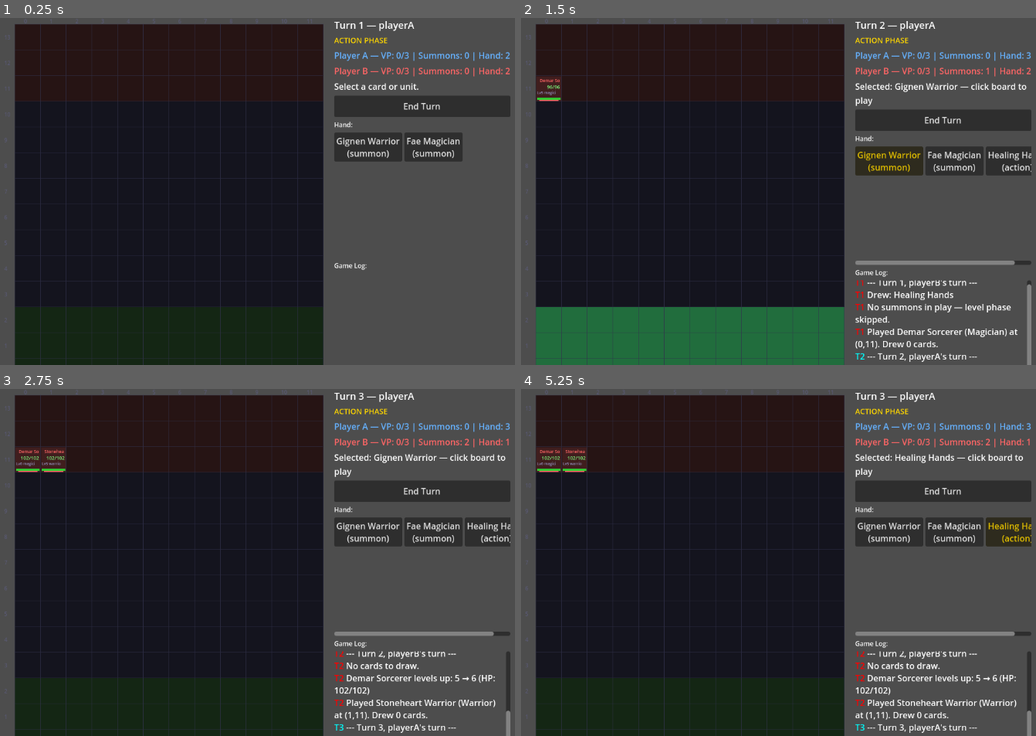
Above: before the commit, frames 1-4 (two rows, left to right).
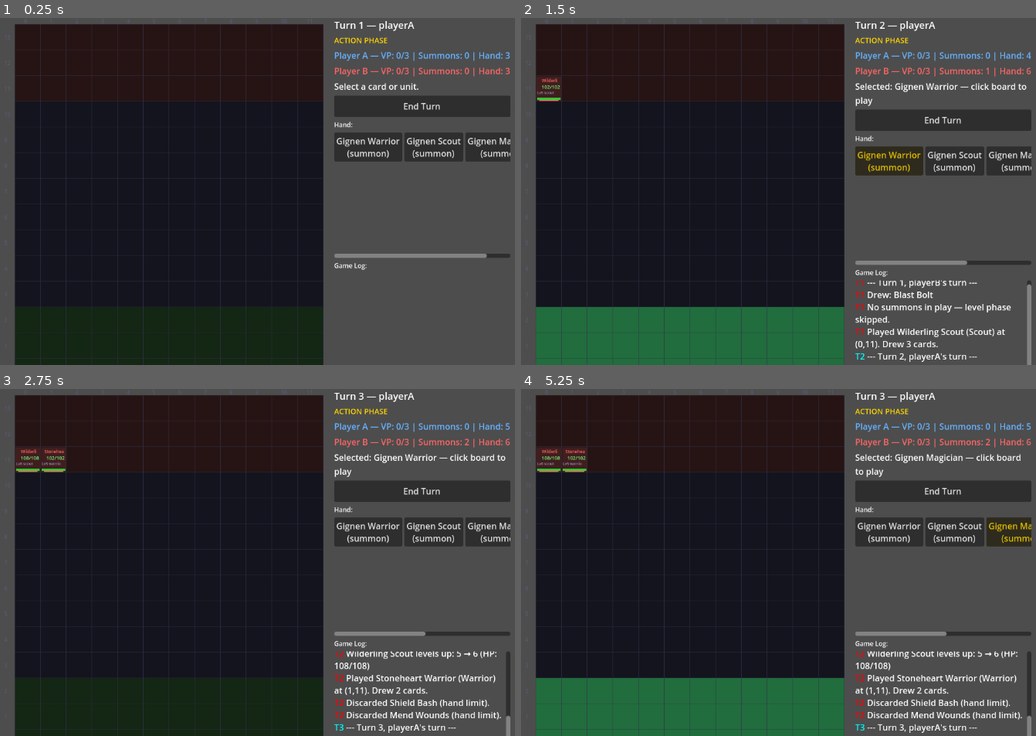
Above: after the commit, the same moments.

Repository: look-itsaxiom/summoners-grid
Game: Godot game, scene res://scenes/game.tscn
The game is run twice, just before and just after one commit, with the same random seed, the same clock (stepped at 60 frames per second) and the same inputs.
Inputs (mouse positions are in pixels of both pictures, inside the frame that each line leads up to):
- Up to frame 1 (0.25 s): no input
- Up to frame 2 (1.5 s): click "End Turn" at 0.5 s; click "Gignen Warrior (summon)" at 1.25 s
- Up to frame 3 (2.75 s): click "End Turn" at 2 s
- Up to frame 4 (5.25 s): click "Gignen Warrior (summon)" at 2.75 s; click (953, 531) at 3.5 s, where only the run before the commit has a clickable "Fae Magician (summon)"; click (953, 531) at 4.25 s, where only the run after the commit has a clickable "Gignen Scout (summon)"; click (1015, 531) at 5 s, where only the run before the commit has a clickable "Healing Hands (action)"

The runs differ from the first frame. In frame 1, 1.2% of the frame differs, in the area x 64-100%, y 10-70%; in frame 2, 0.9%; in frame 3, 2.2%; in frame 4, 13%, in the area x 2-100%, y 9-100%.

Commit message:
feat: real card data — 6 summons, 8 action cards, 2 quests, 2 buildings
Phase 3 card content ported from src/data/cards.ts:
- CardDB autoload with full card database
- 6 summon cards (3 per player): Gignen Warrior/Scout/Magician,
  Fae Magician, Stoneheart Warrior, Wilderling Scout
- Equipment: 5 weapons, 4 armor, 4 accessories with stat bonuses
- 8 action cards: Sharpened Blade, Healing Hands, Blast Bolt, Rush,
  Tempest Slash, Battle Cry, Mend Wounds, Shield Bash
- 2 quest cards: Nearwood Forest (+2 levels), Trial of Strength (+1 VP)
- 2 building cards: Gignen Country, Healing Spring
- Deck builders: create_player_a_deck (13 main + 3 summons),
  create_player_b_deck (7 main + 3 summons)
- Game screen now uses real decks instead of inline test data

Co-Authored-By: Claude Opus 4.6 (1M context) <noreply@anthropic.com>

Diff:
--- a/godot/project.godot
+++ b/godot/project.godot
@@ -12,6 +12,8 @@
 
 [autoload]
 
+CardDB="*res://scripts/data/cards.gd"
+
 SummonFactory="*res://scripts/engine/summon_factory.gd"
 
 RolesData="*res://scripts/data/roles.gd"
--- /dev/null
+++ b/godot/scripts/data/cards.gd
@@ -0,0 +1,275 @@
+extends Node
+## Card database — ported from src/data/cards.ts
+## Contains weapons, armor, accessories, summons, action cards, and deck builders.
+
+# ─── Weapons ───
+
+var WEAPONS := {
+	"heirloom_sword": {
+		"id": "heirloom_sword", "name": "Heirloom Sword", "slot": "weapon",
+		"base_power": 30, "damage_type": "physical_melee", "element": "neutral",
+		"range": 1, "base_accuracy": 90.0, "stat_bonuses": {},
+	},
+	"apprentices_wand": {
+		"id": "apprentices_wand", "name": "Apprentice's Wand", "slot": "weapon",
+		"base_power": 30, "damage_type": "magical", "element": "neutral",
+		"range": 3, "base_accuracy": 90.0, "stat_bonuses": {},
+	},
+	"hunting_bow": {
+		"id": "hunting_bow", "name": "Hunting Bow", "slot": "weapon",
+		"base_power": 30, "damage_type": "physical_ranged", "element": "neutral",
+		"range": 5, "base_accuracy": 90.0, "stat_bonuses": {},
+	},
+	"flame_blade": {
+		"id": "flame_blade", "name": "Flame Blade", "slot": "weapon",
+		"base_power": 45, "damage_type": "physical_melee", "element": "fire",
+		"range": 1, "base_accuracy": 85.0, "stat_bonuses": { "STR": 3 },
+	},
+	"frost_staff": {
+		"id": "frost_staff", "name": "Frost Staff", "slot": "weapon",
+		"base_power": 50, "damage_type": "magical", "element": "water",
+		"range": 3, "base_accuracy": 85.0, "stat_bonuses": { "INT": 3 },
+	},
+}
+
+var ARMOR := {
+	"leather_armor": { "id": "leather_armor", "name": "Leather Armor", "slot": "armor", "stat_bonuses": { "DEF": 3, "SPD": -1 } },
+	"iron_plate": { "id": "iron_plate", "name": "Iron Plate", "slot": "armor", "stat_bonuses": { "DEF": 6, "MDF": 2, "SPD": -3 } },
+	"mage_robe": { "id": "mage_robe", "name": "Mage Robe", "slot": "armor", "stat_bonuses": { "MDF": 5, "INT": 2 } },
+	"scout_cloak": { "id": "scout_cloak", "name": "Scout Cloak", "slot": "armor", "stat_bonuses": { "SPD": 3, "ACC": 2 } },
+}
+
+var ACCESSORIES := {
+	"lucky_charm": { "id": "lucky_charm", "name": "Lucky Charm", "slot": "accessory", "stat_bonuses": { "LCK": 5 } },
+	"warriors_ring": { "id": "warriors_ring", "name": "Warrior's Ring", "slot": "accessory", "stat_bonuses": { "STR": 3, "END": 2 } },
+	"sages_pendant": { "id": "sages_pendant", "name": "Sage's Pendant", "slot": "accessory", "stat_bonuses": { "INT": 3, "SPI": 2 } },
+	"swift_boots": { "id": "swift_boots", "name": "Swift Boots", "slot": "accessory", "stat_bonuses": { "SPD": 4, "ACC": 1 } },
+}
+
+# ─── Summon Cards ───
+
+var SUMMONS := {
+	"gignen_warrior_a": {
+		"id": "gignen_warrior_a", "name": "Gignen Warrior", "card_type": "summon",
+		"species": "gignen", "rarity": "common", "element": "neutral",
+		"description": "A versatile Gignen trained in the ways of the warrior.",
+		"requirements": [], "pile_destination": "removed",
+		"base_stats": { "STR": 10, "END": 8, "DEF": 10, "INT": 10, "SPI": 8, "MDF": 6, "SPD": 7, "ACC": 7, "LCK": 10 },
+		"growth_rates": { "STR": "gradual", "END": "normal", "DEF": "normal", "INT": "steady", "SPI": "normal", "MDF": "steady", "SPD": "minimal", "ACC": "steady", "LCK": "exceptional" },
+		"equipment": {
+			"weapon": { "name": "Heirloom Sword", "base_power": 30, "damage_type": "physical_melee", "element": "neutral", "range": 1, "base_accuracy": 90.0, "stat_bonuses": {} },
+			"offhand": {}, "armor": { "stat_bonuses": { "DEF": 3, "SPD": -1 } }, "accessory": { "stat_bonuses": { "STR": 3, "END": 2 } },
+		},
+	},
+	"gignen_scout_a": {
+		"id": "gignen_scout_a", "name": "Gignen Scout", "card_type": "summon",
+		"species": "gignen", "rarity": "common", "element": "neutral",
+		"description": "A keen-eyed Gignen with natural aptitude for scouting.",
+		"requirements": [], "pile_destination": "removed",
+		"base_stats": { "STR": 8, "END": 10, "DEF": 8, "INT": 8, "SPI": 9, "MDF": 9, "SPD": 12, "ACC": 9, "LCK": 12 },
+		"growth_rates": { "STR": "normal", "END": "gradual", "DEF": "normal", "INT": "normal", "SPI": "normal", "MDF": "normal", "SPD": "gradual", "ACC": "gradual", "LCK": "exceptional" },
+		"equipment": {
+			"weapon": { "name": "Hunting Bow", "base_power": 30, "damage_type": "physical_ranged", "element": "neutral", "range": 5, "base_accuracy": 90.0, "stat_bonuses": {} },
+			"offhand": {}, "armor": { "stat_bonuses": { "SPD": 3, "ACC": 2 } }, "accessory": { "stat_bonuses": { "SPD": 4, "ACC": 1 } },
+		},
+	},
+	"gignen_magician_a": {
+		"id": "gignen_magician_a", "name": "Gignen Magician", "card_type": "summon",
+		"species": "gignen", "rarity": "common", "element": "neutral",
+		"description": "A Gignen who has unlocked the secrets of magic.",
+		"requirements": [], "pile_destination": "removed",
+		"base_stats": { "STR": 9, "END": 8, "DEF": 9, "INT": 9, "SPI": 8, "MDF": 10, "SPD": 10, "ACC": 6, "LCK": 12 },
+		"growth_rates": { "STR": "gradual", "END": "normal", "DEF": "minimal", "INT": "gradual", "SPI": "gradual", "MDF": "normal", "SPD": "normal", "ACC": "minimal", "LCK": "exceptional" },
+		"equipment": {
+			"weapon": { "name": "Apprentice's Wand", "base_power": 30, "damage_type": "magical", "element": "neutral", "range": 3, "base_accuracy": 90.0, "stat_bonuses": {} },
+			"offhand": {}, "armor": { "stat_bonuses": { "MDF": 5, "INT": 2 } }, "accessory": { "stat_bonuses": { "INT": 3, "SPI": 2 } },
+		},
+	},
+	"fae_magician_b": {
+		"id": "fae_magician_b", "name": "Fae Magician", "card_type": "summon",
+		"species": "fae", "rarity": "common", "element": "neutral",
+		"description": "A graceful Fae with deep magical talent.",
+		"requirements": [], "pile_destination": "removed",
+		"base_stats": { "STR": 8, "END": 8, "DEF": 10, "INT": 12, "SPI": 13, "MDF": 11, "SPD": 10, "ACC": 7, "LCK": 8 },
+		"growth_rates": { "STR": "normal", "END": "normal", "DEF": "normal", "INT": "gradual", "SPI": "gradual", "MDF": "normal", "SPD": "normal", "ACC": "gradual", "LCK": "normal" },
+		"equipment": {
+			"weapon": { "name": "Apprentice's Wand", "base_power": 30, "damage_type": "magical", "element": "neutral", "range": 3, "base_accuracy": 90.0, "stat_bonuses": {} },
+			"offhand": {}, "armor": { "stat_bonuses": { "MDF": 5, "INT": 2 } }, "accessory": { "stat_bonuses": { "LCK": 5 } },
+		},
+	},
+	"stoneheart_warrior_b": {
+		"id": "stoneheart_warrior_b", "name": "Stoneheart Warrior", "card_type": "summon",
+		"species": "stoneheart", "rarity": "common", "element": "neutral",
+		"description": "A stalwart Stoneheart built for battle.",
+		"requirements": [], "pile_destination": "removed",
+		"base_stats": { "STR": 9, "END": 7, "DEF": 6, "INT": 1, "SPI": 6, "MDF": 3, "SPD": 4, "ACC": 4, "LCK": 6 },
+		"growth_rates": { "STR": "gradual", "END": "normal", "DEF": "normal", "INT": "normal", "SPI": "gradual", "MDF": "accelerated", "SPD": "normal", "ACC": "accelerated", "LCK": "steady" },
+		"equipment": {
+			"weapon": { "name": "Heirloom Sword", "base_power": 30, "damage_type": "physical_melee", "element": "neutral", "range": 1, "base_accuracy": 90.0, "stat_bonuses": {} },
+			"offhand": {}, "armor": { "stat_bonuses": { "DEF": 6, "MDF": 2, "SPD": -3 } }, "accessory": { "stat_bonuses": { "STR": 3, "END": 2 } },
+		},
+	},
+	"wilderling_scout_b": {
+		"id": "wilderling_scout_b", "name": "Wilderling Scout", "card_type": "summon",
+		"species": "wilderling", "rarity": "common", "element": "neutral",
+		"description": "A primal Wilderling with unmatched speed.",
+		"requirements": [], "pile_destination": "removed",
+		"base_stats": { "STR": 12, "END": 9, "DEF": 7, "INT": 6, "SPI": 8, "MDF": 5, "SPD": 16, "ACC": 13, "LCK": 9 },
+		"growth_rates": { "STR": "steady", "END": "normal", "DEF": "normal", "INT": "accelerated", "SPI": "minimal", "MDF": "steady", "SPD": "exceptional", "ACC": "exceptional", "LCK": "accelerated" },
+		"equipment": {
+			"weapon": { "name": "Hunting Bow", "base_power": 30, "damage_type": "physical_ranged", "element": "neutral", "range": 5, "base_accuracy": 90.0, "stat_bonuses": {} },
+			"offhand": {}, "armor": { "stat_bonuses": { "SPD": 3, "ACC": 2 } }, "accessory": { "stat_bonuses": { "SPD": 4, "ACC": 1 } },
+		},
+	},
+}
+
+# ─── Action Cards ───
+
+var ACTIONS := {
+	"sharpened_blade": {
+		"id": "sharpened_blade", "name": "Sharpened Blade", "card_type": "action",
+		"speed": "action", "element": "neutral", "pile_destination": "recharge",
+		"description": "Target weapon gains +10 Base Power.", "target_type": "ally_summon",
+		"requirements": [{ "type": "role", "role_family": "warrior", "description": "Requires Warrior" }],
+		"effects": [{ "type": "buff", "description": "+10 weapon power", "duration": "permanent" }],
+	},
+	"healing_hands": {
+		"id": "healing_hands", "name": "Healing Hands", "card_type": "action",
+		"speed": "action", "element": "light", "pile_destination": "discard",
+		"description": "Heal target summon.", "target_type": "ally_summon",
+		"requirements": [{ "type": "role", "role_family": "magician", "description": "Requires Magician" }],
+		"effects": [{ "type": "heal", "base_power": 40, "can_crit": true, "description": "Heal ally" }],
+	},
+	"blast_bolt": {
+		"id": "blast_bolt", "name": "Blast Bolt", "card_type": "action",
+		"speed": "action", "element": "fire", "pile_destination": "discard",
+		"description": "Magical fire damage to enemy.", "target_type": "enemy_summon",
+		"requirements": [{ "type": "role", "role_family": "magician", "description": "Requires Magician" }],
+		"effects": [{ "type": "damage", "base_power": 60, "damage_type": "magical", "element": "fire", "can_crit": true, "description": "Fire damage" }],
+	},
+	"rush": {
+		"id": "rush", "name": "Rush", "card_type": "action",
+		"speed": "action", "element": "wind", "pile_destination": "recharge",
+		"description": "Double movement, halve DEF.", "target_type": "ally_summon",
+		"requirements": [],
+		"effects": [
+			{ "type": "buff", "description": "Double movement speed", "duration": "end_of_turn" },
+			{ "type": "debuff", "description": "Halve DEF", "duration": "end_of_next_turn" },
+		],
+	},
+	"tempest_slash": {
+		"id": "tempest_slash", "name": "Tempest Slash", "card_type": "action",
+		"speed": "action", "element": "wind", "pile_destination": "discard",
+		"description": "+1 movement, extra wind damage.", "target_type": "ally_summon",
+		"requirements": [],
+		"effects": [
+			{ "type": "buff", "description": "+1 movement", "duration": "end_of_turn" },
+			{ "type": "damage", "base_power": 30, "damage_type": "physical_melee", "element": "wind", "can_crit": true, "description": "Wind slash" },
+		],
+	},
+	"battle_cry": {
+		"id": "battle_cry", "name": "Battle Cry", "card_type": "action",
+		"speed": "action", "element": "neutral", "pile_destination": "recharge",
+		"description": "Buff STR of all allied summons.", "target_type": "ally_summon",
+		"requirements": [{ "type": "role", "role_family": "warrior", "description": "Requires Warrior" }],
+		"effects": [{ "type": "buff", "description": "+STR to all allies", "duration": "end_of_turn" }],
+	},
+	"mend_wounds": {
+		"id": "mend_wounds", "name": "Mend Wounds", "card_type": "action",
+		"speed": "action", "element": "light", "pile_destination": "recharge",
+		"description": "Light heal.", "target_type": "ally_summon",
+		"requirements": [],
+		"effects": [{ "type": "heal", "base_power": 25, "can_crit": false, "description": "Light heal" }],
+	},
+	"shield_bash": {
+		"id": "shield_bash", "name": "Shield Bash", "card_type": "action",
+		"speed": "action", "element": "neutral", "pile_destination": "recharge",
+		"description": "Physical damage that stuns.", "target_type": "enemy_summon",
+		"requirements": [{ "type": "role", "role_family": "warrior", "description": "Requires Warrior" }],
+		"effects": [{ "type": "damage", "base_power": 20, "damage_type": "physical_melee", "can_crit": true, "description": "Bash damage" }],
+	},
+}
+
+# ─── Quest Cards ───
+
+var QUESTS := {
+	"nearwood_forest": {
+		"id": "nearwood_forest", "name": "Nearwood Forest Expedition", "card_type": "quest",
+		"element": "earth", "pile_destination": "discard",
+		"description": "Target summon gains 2 levels.", "requirements": [],
+		"vp_reward": 0, "reward_effects": [{ "type": "special", "description": "+2 levels" }],
+	},
+	"trial_of_strength": {
+		"id": "trial_of_strength", "name": "Trial of Strength", "card_type": "quest",
+		"element": "neutral", "pile_destination": "discard",
+		"description": "Target warrior gains VP on completion.", "requirements": [],
+		"vp_reward": 1, "reward_effects": [{ "type": "special", "description": "+1 VP" }],
+	},
+}
+
+# ─── Building Cards ───
+
+var BUILDINGS := {
+	"gignen_country": {
+		"id": "gignen_country", "name": "Gignen Country", "card_type": "building",
+		"element": "neutral", "pile_destination": "discard",
+		"description": "Gignen summons on this tile gain double level-ups.",
+		"dimensions": { "width": 1, "height": 1 }, "is_trap": false,
+		"requirements": [], "effects": [],
+	},
+	"healing_spring": {
+		"id": "healing_spring", "name": "Healing Spring", "card_type": "building",
+		"element": "water", "pile_destination": "discard",
+		"description": "Summons on this tile heal at end of turn.",
+		"dimensions": { "width": 1, "height": 1 }, "is_trap": false,
+		"requirements": [], "effects": [{ "type": "heal", "base_power": 15, "description": "Heal at end of turn" }],
+	},
+}
+
+
+# ─── Deck Builders ───
+
+func create_player_a_deck() -> Dictionary:
+	return {
+		"summon_slots": [
+			{ "summon": SUMMONS["gignen_warrior_a"].duplicate(true), "role_id": "warrior" },
+			{ "summon": SUMMONS["gignen_scout_a"].duplicate(true), "role_id": "scout" },
+			{ "summon": SUMMONS["gignen_magician_a"].duplicate(true), "role_id": "magician" },
+		],
+		"main_deck": [
+			ACTIONS["sharpened_blade"].duplicate(true),
+			ACTIONS["healing_hands"].duplicate(true),
+			ACTIONS["rush"].duplicate(true),
+			ACTIONS["rush"].duplicate(true),
+			ACTIONS["tempest_slash"].duplicate(true),
+			ACTIONS["battle_cry"].duplicate(true),
+			ACTIONS["mend_wounds"].duplicate(true),
+			ACTIONS["shield_bash"].duplicate(true),
+			BUILDINGS["gignen_country"].duplicate(true),
+			BUILDINGS["healing_spring"].duplicate(true),
+			QUESTS["nearwood_forest"].duplicate(true),
+			QUESTS["nearwood_forest"].duplicate(true),
+			QUESTS["trial_of_strength"].duplicate(true),
+		],
+		"advance_deck": [],
+	}
+
+
+func create_player_b_deck() -> Dictionary:
+	return {
+		"summon_slots": [
+			{ "summon": SUMMONS["fae_magician_b"].duplicate(true), "role_id": "magician" },
+			{ "summon": SUMMONS["stoneheart_warrior_b"].duplicate(true), "role_id": "warrior" },
+			{ "summon": SUMMONS["wilderling_scout_b"].duplicate(true), "role_id": "scout" },
+		],
+		"main_deck": [
+			ACTIONS["blast_bolt"].duplicate(true),
+			ACTIONS["blast_bolt"].duplicate(true),
+			ACTIONS["healing_hands"].duplicate(true),
+			ACTIONS["rush"].duplicate(true),
+			ACTIONS["tempest_slash"].duplicate(true),
+			ACTIONS["mend_wounds"].duplicate(true),
+			ACTIONS["shield_bash"].duplicate(true),
+		],
+		"advance_deck": [],
+	}
--- a/godot/scripts/ui/game_screen.gd
+++ b/godot/scripts/ui/game_screen.gd
@@ -17,52 +17,7 @@
 var selected_card_index: int = -1
 var selected_unit_id: String = ""
 
-# Simple test deck for first playable
-var _test_card_warrior := {
-	"id": "test_warrior", "name": "Gignen Warrior", "card_type": "summon",
-	"species": "gignen", "rarity": "common", "element": "neutral",
-	"base_stats": {
-		"STR": 10, "END": 8, "DEF": 10, "INT": 10, "SPI": 8,
-		"MDF": 6, "SPD": 7, "ACC": 7, "LCK": 10,
-	},
-	"growth_rates": {
-		"STR": "normal", "END": "gradual", "DEF": "normal", "INT": "steady",
-		"SPI": "normal", "MDF": "minimal", "SPD": "normal", "ACC": "steady", "LCK": "normal",
-	},
-	"equipment": {
-		"weapon": { "name": "Heirloom Sword", "base_power": 30, "damage_type": "physical_melee",
-			"range": 1, "base_accuracy": 90.0, "element": "neutral", "stat_bonuses": {} },
-		"offhand": {}, "armor": {}, "accessory": {},
-	},
-	"pile_destination": "removed",
-}
-
-var _test_card_mage := {
-	"id": "test_mage", "name": "Fae Magician", "card_type": "summon",
-	"species": "fae", "rarity": "common", "element": "fire",
-	"base_stats": {
-		"STR": 9, "END": 8, "DEF": 9, "INT": 9, "SPI": 8,
-		"MDF": 10, "SPD": 10, "ACC": 6, "LCK": 12,
-	},
-	"growth_rates": {
-		"STR": "minimal", "END": "normal", "DEF": "steady", "INT": "accelerated",
-		"SPI": "gradual", "MDF": "normal", "SPD": "steady", "ACC": "minimal", "LCK": "normal",
-	},
-	"equipment": {
-		"weapon": { "name": "Apprentice Wand", "base_power": 40, "damage_type": "magical",
-			"range": 3, "base_accuracy": 85.0, "element": "fire", "stat_bonuses": {} },
-		"offhand": {}, "armor": {}, "accessory": {},
-	},
-	"pile_destination": "removed",
-}
-
-var _test_action_card := {
-	"id": "healing_hands", "name": "Healing Hands", "card_type": "action",
-	"element": "light", "description": "Restore HP to an ally.",
-	"requirements": [], "pile_destination": "recharge",
-	"speed": "action", "target_type": "ally_summon",
-	"effects": [{ "type": "heal", "base_power": 40, "can_crit": true, "description": "Heal ally" }],
-}
+@onready var _cards = get_node("/root/CardDB")
 
 
 func _ready() -> void:
@@ -160,33 +115,8 @@
 
 
 func _start_test_game() -> void:
-	var deck_a := {
-		"summon_slots": [
-			{ "summon": _test_card_warrior.duplicate(true), "role_id": "warrior" },
-			{ "summon": _test_card_mage.duplicate(true), "role_id": "magician" },
-		],
-		"main_deck": [_test_action_card.duplicate(true)],
-		"advance_deck": [],
-	}
-	# Give player B different IDs
-	var b_warrior := _test_card_warrior.duplicate(true)
-	b_warrior["id"] = "test_warrior_b"
-	b_warrior["name"] = "Stoneheart Warrior"
-	b_warrior["species"] = "stoneheart"
-
-	var b_mage := _test_card_mage.duplicate(true)
-	b_mage["id"] = "test_mage_b"
-	b_mage["name"] = "Demar Sorcerer"
-	b_mage["species"] = "demar"
-
-	var deck_b := {
-		"summon_slots": [
-			{ "summon": b_warrior, "role_id": "warrior" },
-			{ "summon": b_mage, "role_id": "magician" },
-		],
-		"main_deck": [_test_action_card.duplicate(true)],
-		"advance_deck": [],
-	}
+	var deck_a: Dictionary = _cards.create_player_a_deck()
+	var deck_b: Dictionary = _cards.create_player_b_deck()
 
 	_gm.initialize_game(deck_a, deck_b)
 	_gm.decide_turn_order("playerA")
